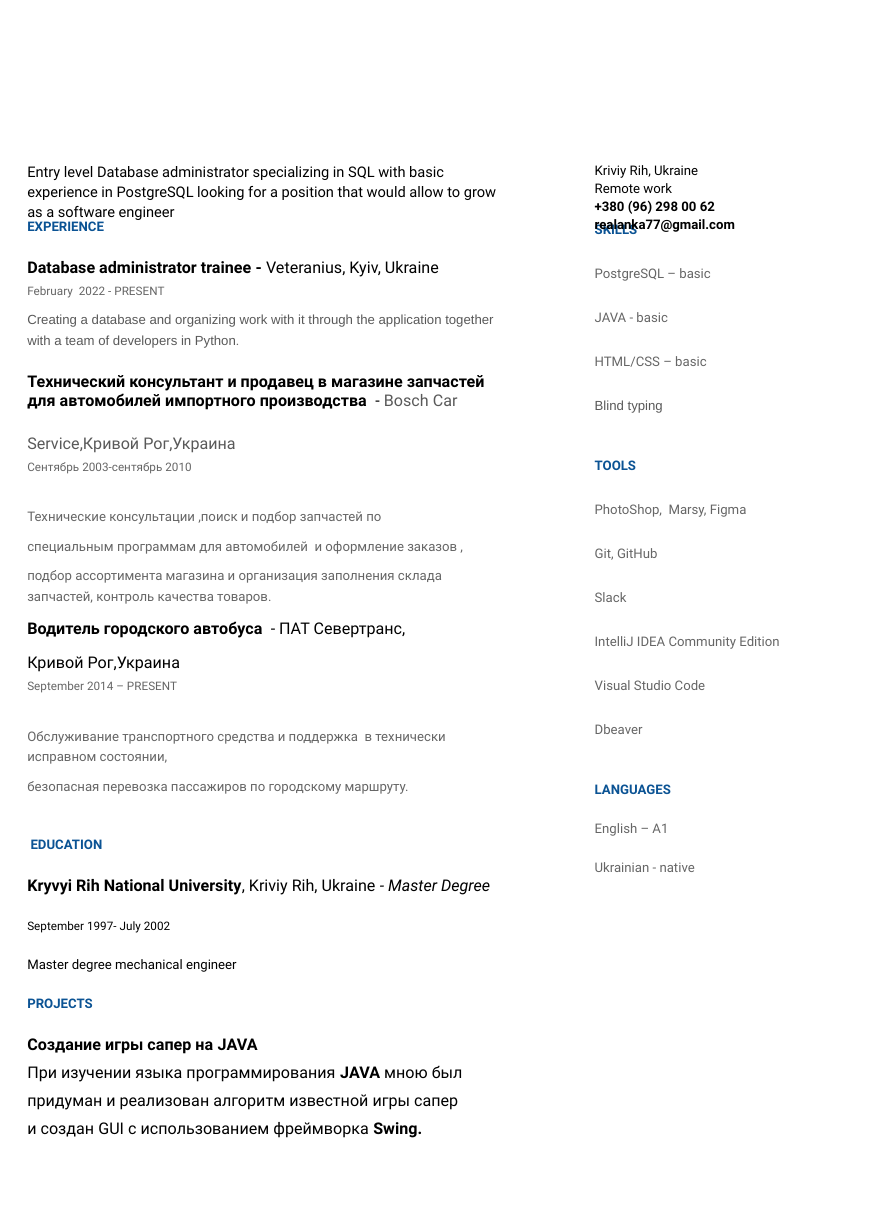
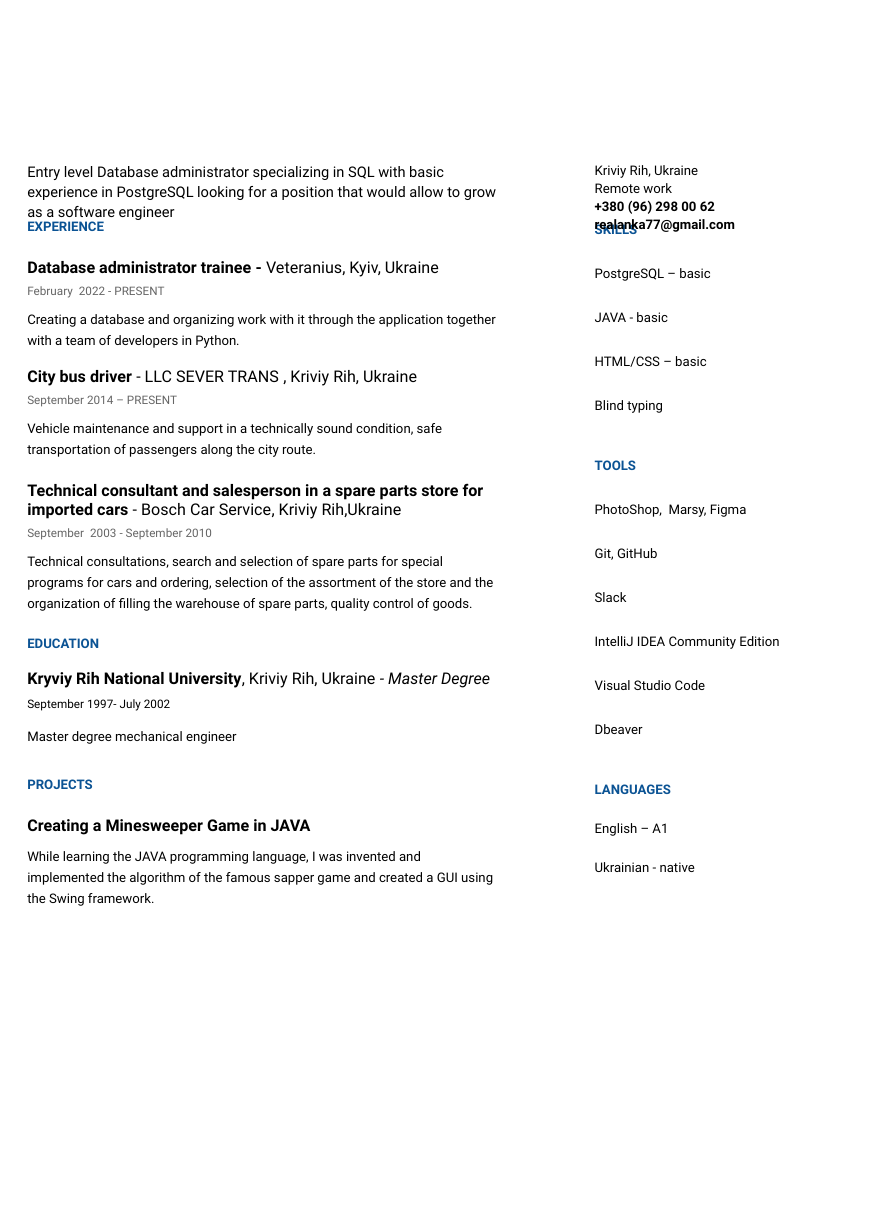
Before and after one commit to kosta4310/My-home-work-on-database, a slide deck: slide 1 of KostiantynPavlov.pptx. Drawn at 871x1232 pixels with LibreOffice and Linux fonts; fonts in the diff are those of the drawing; background and template pictures are left out. Boxes give left, top, right and bottom in pixels: in the first picture for what was removed or moved away, otherwise in the second. Text is boxed around its words. In the diff, an @@ line names an element or a change of style, - is before the commit and + after.

```diff
--- a/KostiantynPavlov.pptx
+++ b/KostiantynPavlov.pptx
@@ text at (595, 268, 779, 872): text colour #666666 to #000000 in "PostgreSQL – basic", "JAVA - basic", "HTML/CSS – basic", "PhotoShop, Marsy, Figma" and 7 more places; font Arial to Roboto, text colour #595959 to #000000 in "Blind typing" @@
@@ text at (27, 314, 496, 744): font Arial to Roboto, text colour #595959 to #000000 in "Creating a database and organizing work with ..."; text colour #666666 to #000000 in "Python."; alignment left to centre; line spacing 1.3 to 2; less space between paragraphs @@
@@ text at (27, 370, 417, 386): text changed; size 9 to 11 pt; text colour #666666 to #000000 @@
-Технический консультант и продавец в магазине запчастей для автомобилей импортного производства - Bosch Car
-Service,Кривой Рог,Украина
-Сентябрь 2003-сентябрь 2010
-Технические консультации ,поиск и подбор запчастей по
-специальным программам для автомобилей и оформление заказов ,
-подбор ассортимента магазина и организация заполнения склада запчастей, контроль качества товаров.
-Водитель городского автобуса - ПАТ Севертранс,
-Кривой Рог,Украина
+City bus driver - LLC SEVER TRANS , Kriviy Rih, Ukraine
@@ text at (27, 423, 494, 611): text changed; text colour #666666 to #000000 @@
-Обслуживание транспортного средства и поддержка в технически исправном состоянии,
-безопасная перевозка пассажиров по городскому маршруту.
+Vehicle maintenance and support in a technically sound condition, safe transportation of passengers along the city route.
+Technical consultant and salesperson in a spare parts store for imported cars - Bosch Car Service, Kriviy Rih,Ukraine
+September 2003 - September 2010
+Technical consultations, search and selection of spare parts for special programs for cars and ordering, selection of the assortment of the store and the organization of filling the warehouse of spare parts, quality control of goods.
@@ text at (27, 672, 490, 688): text changed @@
-Kryvyi Rih National University, Kriviy Rih, Ukraine - Master Degree
+Kryviy Rih National University, Kriviy Rih, Ukraine - Master Degree
@@ text at (27, 819, 493, 906): text changed; size 11 to 9 pt @@
-Создание игры сапер на JAVA
-При изучении языка программирования JAVA мною был
-придуман и реализован алгоритм известной игры сапер
-и создан GUI с использованием фреймворка Swing.
+Creating a Minesweeper Game in JAVA
+While learning the JAVA programming language, I was invented and implemented the algorithm of the famous sapper game and created a GUI using the Swing framework.
```
Also in this commit, not shown: 1 other file.
